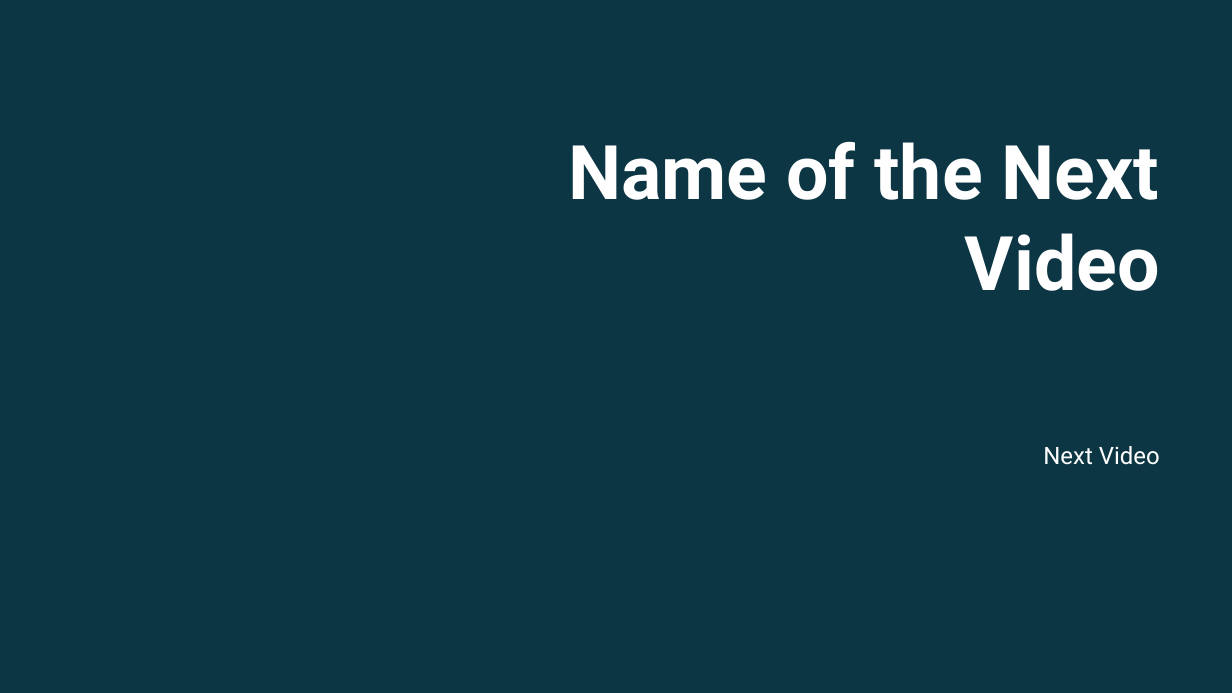
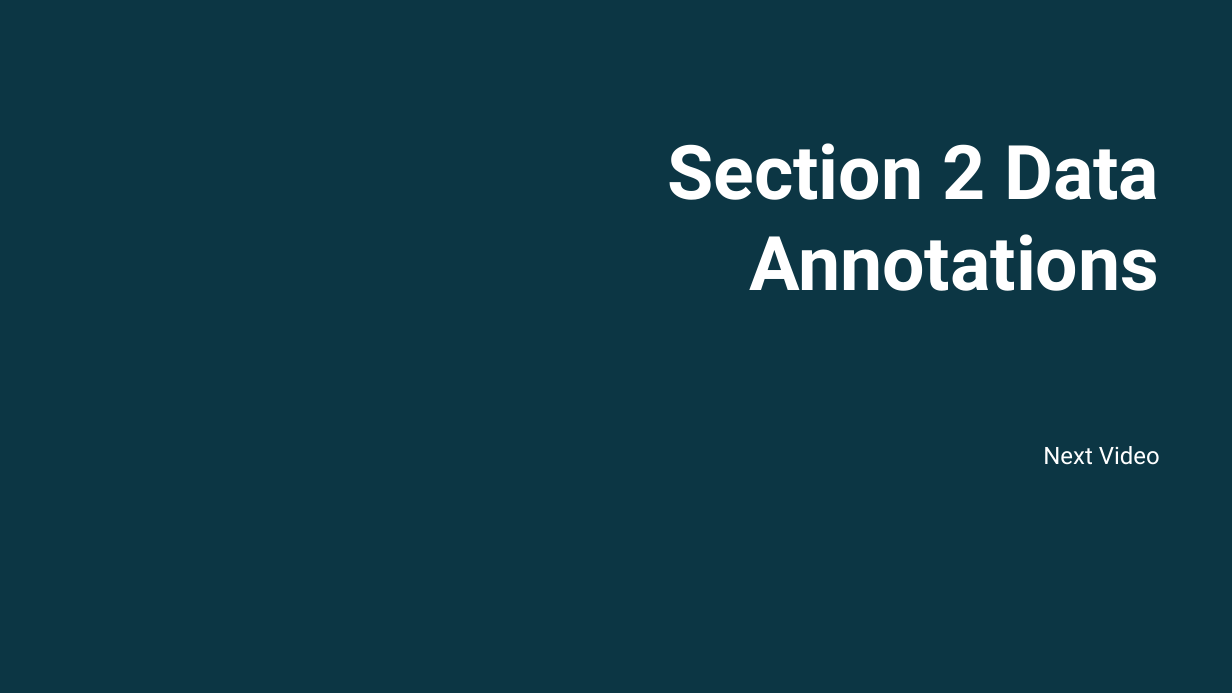
Before and after one commit to twalkerb/Entity-foundation-.NET-6, a slide deck: slide 25 of Sections/Section 1/Entity Fundamentals Using .NET 6_Section 1.pptx (slide 34 before the commit). Drawn at 1232x693 pixels with LibreOffice and Linux fonts; fonts in the diff are those of the drawing; background and template pictures are left out; a plain dark background stands for a picture behind light text. Boxes give left, top, right and bottom in pixels: in the first picture for what was removed or moved away, otherwise in the second. Text is boxed around its words. In the diff, an @@ line names an element or a change of style, - is before the commit and + after.

Commit message:
End of Video 1.6

```diff
--- a/Sections/Section 1/Entity Fundamentals Using .NET 6_Section 1.pptx
+++ b/Sections/Section 1/Entity Fundamentals Using .NET 6_Section 1.pptx
@@ text at (667, 143, 1159, 291): text changed @@
-Name of the Next Video
+Section 2 Data Annotations
```
Also in this commit, not shown: 1 slide added, 10 slides removed, 44 other files.
